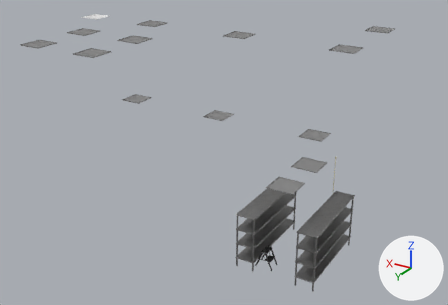
A saved change to the FBX model Assets/3D/expo_3.fbx.
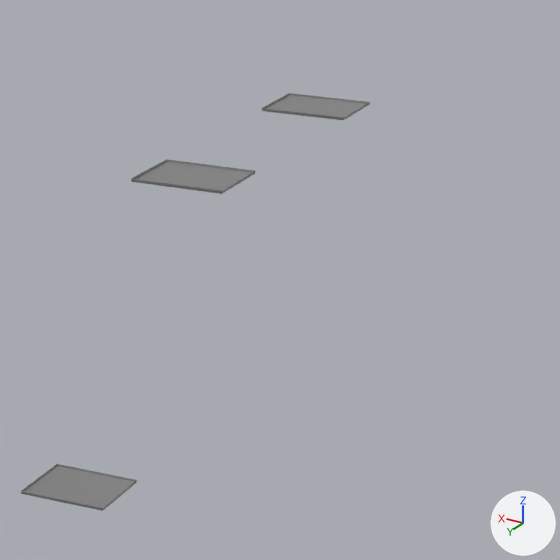
The first picture shows the older version from a 50 mm lens placed at (-6.36, 17.96, 10.29), pointed at (4.54, -0.2, 1.21). The close-ups show the older and then the newer version on the part from 65% to 100% of the width and 0% to 51% of the height of that picture. Only the edits that show in the close-ups are written down. Lighting does not change. The marker at lower right points along +X, +Y and +Z. Where no turn or scale is listed for an object, it has been applied to the vertices.

The first close-up shows 'ligyht'.
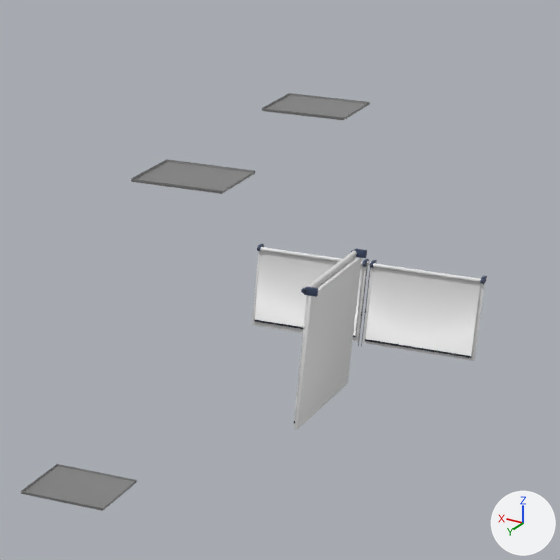
Where the change shows, as pixel boxes (x1, y1, x2, y2) in the close-ups (560 x 560 px):
'Cube.014', added
    after: (252, 244, 487, 429)
    faces in mat_fabric_124 (its picture is missing): (255, 247, 481, 421)
    faces in mat_material_014 (white #e7e7e7): (252, 251, 485, 429)
    faces in mat_material_025 (dark blue #36435f): (257, 244, 487, 297)
    faces in mat_material_024 (dark blue #1e2534): (254, 263, 485, 424)

The change, as a list of edits to the scene's bpy script:
```text
Add mat_material_014:
    mat_material_014 = principled_material('Material.014')
    mat_material_014.base_color = (0.8, 0.8, 0.8)  # white #e7e7e7
Add mat_material_024:
    mat_material_024 = principled_material('Material.024')
    mat_material_024.base_color = (0.0127, 0.0181, 0.0339)  # dark blue #1e2534
Add mat_material_028:
    mat_material_028 = principled_material('Material.028')
    mat_material_028.base_color = (0.0837, 0.0821, 0.0833)  # dark grey #525151
    mat_material_028.roughness = 1.0
Add mat_fabric_124:
    mat_fabric_124 = principled_material('Fabric 124')
    mat_fabric_124.base_color = (0.8, 0.8, 0.8)  # white #e7e7e7
Add mat_material_025:
    mat_material_025 = principled_material('Material.025')
    mat_material_025.base_color = (0.0375, 0.0563, 0.114)  # dark blue #36435f
Add mat_material_026:
    mat_material_026 = principled_material('Material.026')
    mat_material_026.base_color = (0.205, 0.201, 0.204)  # grey #7d7c7d
    mat_material_026.roughness = 1.0
Add me_cube_013:
    me_cube_013.from_pydata(...)  # 4548 vertices, 4106 faces; spans x -1.26..11.62, y -6.03..1.11, z 0.85..5.14
    # faces by material slot: [1874, 1080, 180, 480, 168, 324]
    me_cube_013.materials.append(mat_material_014)  # white #e7e7e7
    me_cube_013.materials.append(mat_material_025)  # dark blue #36435f
    me_cube_013.materials.append(mat_fabric_124)  # its picture is missing
    me_cube_013.materials.append(mat_material_024)  # dark blue #1e2534
    me_cube_013.materials.append(mat_material_026)  # grey #7d7c7d
    me_cube_013.materials.append(mat_material_028)  # dark grey #525151
Add ob_cube_014:
    ob_cube_014 = bpy.data.objects.new('Cube.014', me_cube_013)
    ob_cube_014.location = (0.0, 0.0, 0.0)
```
